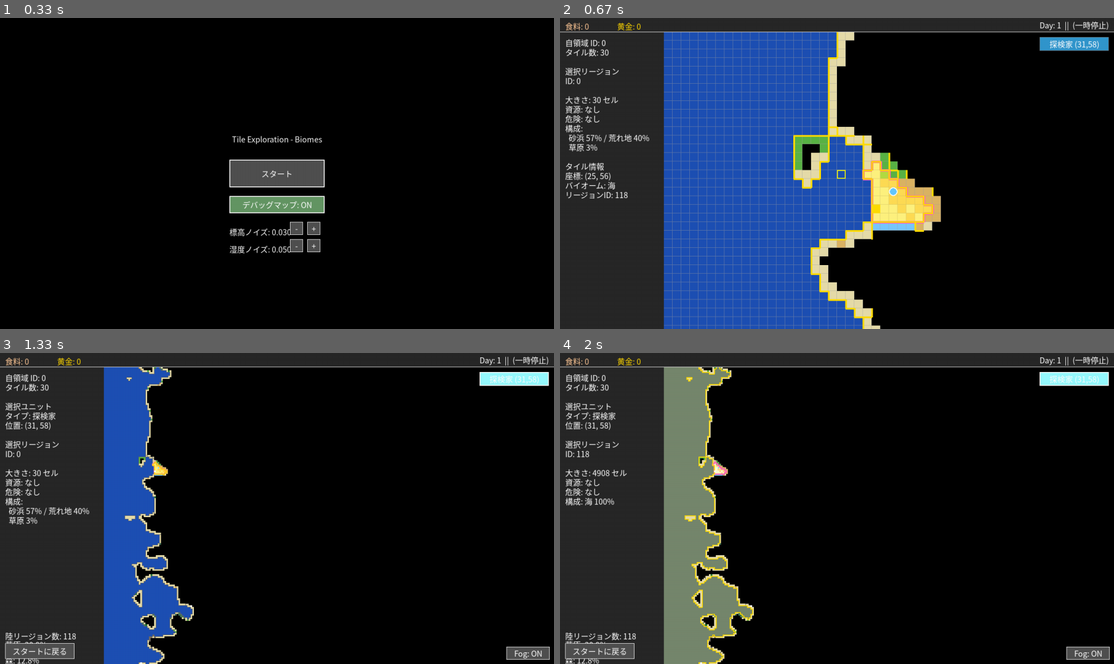
Above: before the commit, frames 1-4 (two rows, left to right).
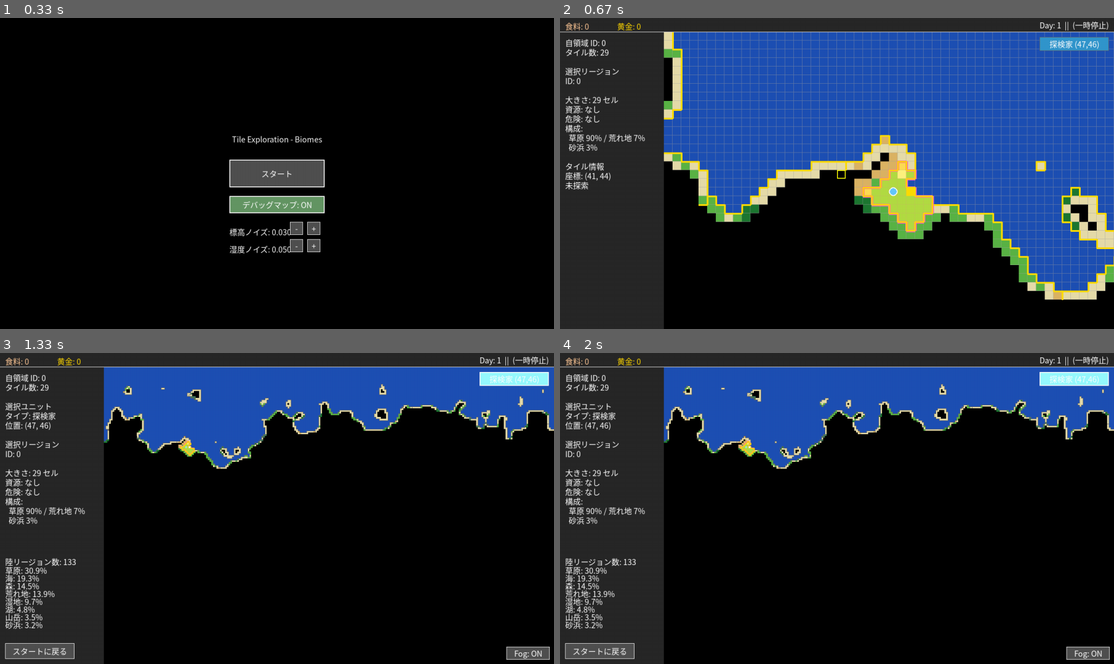
Above: after the commit, the same moments.

Repository: ankored33/pygamegame1
Game: pygame game, started from game1.py
Two runs of this game, one before a commit and one after it. Both use one fixed random seed, a clock stepped at 60 frames per second and the inputs below.
Inputs (mouse positions are in pixels of both pictures, inside the frame that each line leads up to):
- Up to frame 1 (0.33 s): no input
- Up to frame 2 (0.67 s): click "スタート" at 0.38 s
- Up to frame 3 (1.33 s): hold Esc 0.67-1.13 s; hold D 0.67-1.13 s; click (515, 377) at 1.22 s, where only the run after the commit has a clickable "探検家 (47,46)"
- Up to frame 4 (2 s): click (665, 461) at 1.55 s; click (1075, 377) at 1.88 s, where only the run after the commit has a clickable "探検家 (47,46)"

Frame 1 is identical in both runs. In frame 2, 53% of the frame differs, in the area x 1-100%, y 4-100%; in frame 3, 24%; in frame 4, 25%.

Commit message:
細かい修正たくさん

Diff:
--- a/game_system.py
+++ b/game_system.py
@@ -63,6 +63,31 @@
 
     for (mx, my) in state.player_region_mask:
         reg_grid[my][mx] = 0
+
+    # Fix seeds that are now inside player region
+    # After overriding player mask, some region seeds might be inside player region
+    # Move them to their region's centroid
+    for idx in range(1, len(seeds)):  # Skip player seed (idx=0)
+        sx, sy = seeds[idx]
+
+        # Check if seed is in player mask
+        if (sx, sy) in state.player_region_mask:
+            # Find all tiles of this region (excluding player mask)
+            region_tiles = []
+            for y in range(C.BASE_GRID_HEIGHT):
+                for x in range(C.BASE_GRID_WIDTH):
+                    if reg_grid[y][x] == idx and (x, y) not in state.player_region_mask:
+                        region_tiles.append((x, y))
+
+            if region_tiles:
+                # Use find_valid_seed to get best position (centroid or nearest)
+                new_sx, new_sy = mg.find_valid_seed(region_tiles)
+                seeds[idx] = (new_sx, new_sy)
+                print(f"Relocated seed {idx} from ({sx},{sy}) to ({new_sx},{new_sy})")
+            else:
+                # Region has no tiles outside player mask - this shouldn't happen
+                # but if it does, keep the seed where it is
+                print(f"Warning: Region {idx} has no tiles outside player mask")
 
     reg_grid, seeds = mg.add_water_regions(g, reg_grid, seeds)
     info = mg.summarize_regions(g, reg_grid, seeds)
@@ -316,6 +341,60 @@
                 if neighbor_rid != -1 and neighbor_rid != state.player_region_id:
                     adjacent.add(neighbor_rid)
 
+    # Check if player region is an island (only adjacent to water regions)
+    # If so, add the nearest land region
+    has_land_neighbor = False
+    for rid in adjacent:
+        if rid != state.player_region_id and state.region_info and rid < len(state.region_info):
+            # Check if this region has any land tiles
+            region_info = state.region_info[rid]
+            if "biomes" in region_info:
+                for biome, percentage in region_info["biomes"].items():
+                    if biome not in ("SEA", "LAKE") and percentage > 0:
+                        has_land_neighbor = True
+                        break
+            if has_land_neighbor:
+                break
+
+    # If no land neighbors (island), find nearest land region
+    if not has_land_neighbor and state.region_info:
+        nearest_land_rid = None
+        nearest_distance = float('inf')
+
+        # Calculate center of player region
+        if state.player_region_mask:
+            player_xs = [p[0] for p in state.player_region_mask]
+            player_ys = [p[1] for p in state.player_region_mask]
+            player_cx = sum(player_xs) / len(player_xs)
+            player_cy = sum(player_ys) / len(player_ys)
+
+            # Check all regions
+            for rid, info in enumerate(state.region_info):
+                if rid == state.player_region_id or rid in adjacent:
+                    continue
+
+                # Check if this is a land region
+                has_land = False
+                if "biomes" in info:
+                    for biome, percentage in info["biomes"].items():
+                        if biome not in ("SEA", "LAKE") and percentage > 0:
+                            has_land = True
+                            break
+
+                if has_land and rid < len(state.region_seeds):
+                    # Calculate distance from player center to this region's seed
+                    seed_x, seed_y = state.region_seeds[rid]
+                    distance = ((seed_x - player_cx) ** 2 + (seed_y - player_cy) ** 2) ** 0.5
+
+                    if distance < nearest_distance:
+                        nearest_distance = distance
+                        nearest_land_rid = rid
+
+            # Add nearest land region to adjacent
+            if nearest_land_rid is not None:
+                adjacent.add(nearest_land_rid)
+                print(f"Island detected: Added nearest land region {nearest_land_rid} (distance: {nearest_distance:.1f})")
+
     state.adjacent_regions_cache = adjacent
 
 
--- a/render_map.py
+++ b/render_map.py
@@ -462,43 +462,50 @@
 
         # Dynamic highlights (Selection) - Fill entire region with semi-transparent yellow
         if state.selected_region is not None:
-            # Create a semi-transparent surface for the highlight
-            highlight_surface = pygame.Surface((C.BASE_GRID_WIDTH * C.TILE_SIZE, C.BASE_GRID_HEIGHT * C.TILE_SIZE), pygame.SRCALPHA)
-            highlight_color = (255, 220, 0, 100)  # Yellow with alpha
-
-            for y in range(C.BASE_GRID_HEIGHT):
-                for x in range(C.BASE_GRID_WIDTH):
-                    rid = state.region_grid[y][x]
-                    if rid == state.selected_region:
-                        rect = pygame.Rect(x * C.TILE_SIZE, y * C.TILE_SIZE, C.TILE_SIZE, C.TILE_SIZE)
-                        highlight_surface.fill(highlight_color, rect)
-
-            # Blit the highlight surface
-            screen.blit(highlight_surface, (C.INFO_PANEL_WIDTH, C.TOP_BAR_HEIGHT))
-
-            # Also draw border for clarity
-            border_color = (255, 220, 0)
-            for y in range(C.BASE_GRID_HEIGHT):
-                for x in range(C.BASE_GRID_WIDTH):
-                    rid = state.region_grid[y][x]
-                    if rid == state.selected_region:
-                         # Check neighbors for boundary
-                         if x + 1 < C.BASE_GRID_WIDTH and state.region_grid[y][x+1] != rid:
-                             x0 = C.INFO_PANEL_WIDTH + (x + 1) * C.TILE_SIZE
-                             y0 = C.TOP_BAR_HEIGHT + y * C.TILE_SIZE
-                             pygame.draw.line(screen, border_color, (x0, y0), (x0, y0 + C.TILE_SIZE), 2)
-                         if x > 0 and state.region_grid[y][x-1] != rid:
-                             x0 = C.INFO_PANEL_WIDTH + x * C.TILE_SIZE
-                             y0 = C.TOP_BAR_HEIGHT + y * C.TILE_SIZE
-                             pygame.draw.line(screen, border_color, (x0, y0), (x0, y0 + C.TILE_SIZE), 2)
-                         if y + 1 < C.BASE_GRID_HEIGHT and state.region_grid[y+1][x] != rid:
-                             x0 = C.INFO_PANEL_WIDTH + x * C.TILE_SIZE
-                             y0 = C.TOP_BAR_HEIGHT + (y + 1) * C.TILE_SIZE
-                             pygame.draw.line(screen, border_color, (x0, y0), (x0 + C.TILE_SIZE, y0), 2)
-                         if y > 0 and state.region_grid[y-1][x] != rid:
-                             x0 = C.INFO_PANEL_WIDTH + x * C.TILE_SIZE
-                             y0 = C.TOP_BAR_HEIGHT + y * C.TILE_SIZE
-                             pygame.draw.line(screen, border_color, (x0, y0), (x0 + C.TILE_SIZE, y0), 2)
+            # Cache selected region tiles to avoid scanning entire map every frame
+            if not hasattr(state, '_cached_selected_region_id') or state._cached_selected_region_id != state.selected_region:
+                # Selection changed, rebuild cache
+                state._cached_selected_region_id = state.selected_region
+                state._cached_selected_region_tiles = []
+
+                for y in range(C.BASE_GRID_HEIGHT):
+                    for x in range(C.BASE_GRID_WIDTH):
+                        if state.region_grid[y][x] == state.selected_region:
+                            state._cached_selected_region_tiles.append((x, y))
+
+            # Use cached tiles for rendering
+            if hasattr(state, '_cached_selected_region_tiles'):
+                # Create a semi-transparent surface for the highlight
+                highlight_surface = pygame.Surface((C.BASE_GRID_WIDTH * C.TILE_SIZE, C.BASE_GRID_HEIGHT * C.TILE_SIZE), pygame.SRCALPHA)
+                highlight_color = (255, 220, 0, 100)  # Yellow with alpha
+
+                for x, y in state._cached_selected_region_tiles:
+                    rect = pygame.Rect(x * C.TILE_SIZE, y * C.TILE_SIZE, C.TILE_SIZE, C.TILE_SIZE)
+                    highlight_surface.fill(highlight_color, rect)
+
+                # Blit the highlight surface
+                screen.blit(highlight_surface, (C.INFO_PANEL_WIDTH, C.TOP_BAR_HEIGHT))
+
+                # Also draw border for clarity
+                border_color = (255, 220, 0)
+                for x, y in state._cached_selected_region_tiles:
+                    # Check neighbors for boundary
+                    if x + 1 < C.BASE_GRID_WIDTH and state.region_grid[y][x+1] != state.selected_region:
+                        x0 = C.INFO_PANEL_WIDTH + (x + 1) * C.TILE_SIZE
+                        y0 = C.TOP_BAR_HEIGHT + y * C.TILE_SIZE
+                        pygame.draw.line(screen, border_color, (x0, y0), (x0, y0 + C.TILE_SIZE), 2)
+                    if x > 0 and state.region_grid[y][x-1] != state.selected_region:
+                        x0 = C.INFO_PANEL_WIDTH + x * C.TILE_SIZE
+                        y0 = C.TOP_BAR_HEIGHT + y * C.TILE_SIZE
+                        pygame.draw.line(screen, border_color, (x0, y0), (x0, y0 + C.TILE_SIZE), 2)
+                    if y + 1 < C.BASE_GRID_HEIGHT and state.region_grid[y+1][x] != state.selected_region:
+                        x0 = C.INFO_PANEL_WIDTH + x * C.TILE_SIZE
+                        y0 = C.TOP_BAR_HEIGHT + (y + 1) * C.TILE_SIZE
+                        pygame.draw.line(screen, border_color, (x0, y0), (x0 + C.TILE_SIZE, y0), 2)
+                    if y > 0 and state.region_grid[y-1][x] != state.selected_region:
+                        x0 = C.INFO_PANEL_WIDTH + x * C.TILE_SIZE
+                        y0 = C.TOP_BAR_HEIGHT + y * C.TILE_SIZE
+                        pygame.draw.line(screen, border_color, (x0, y0), (x0 + C.TILE_SIZE, y0), 2)
 
     if state.region_seeds:
         for idx, (sx, sy) in enumerate(state.region_seeds):
@@ -558,45 +565,54 @@
     render_top_bar(screen, font, state)
     render_unit_list(screen, font, state)
 
-    # Debug: Display region count (excluding SEA and LAKE)
+    # Debug: Display region count and biome distribution (cached)
     if state.region_info and state.biome_grid:
-        land_region_count = 0
-        for idx, info in enumerate(state.region_info):
-            # Check if this region has any land tiles
-            has_land = False
+        # Cache debug info to avoid recalculating every frame
+        if not hasattr(state, '_cached_debug_info'):
+            land_region_count = 0
+            for idx, info in enumerate(state.region_info):
+                # Check if this region has any land tiles
+                has_land = False
+                for y in range(C.BASE_GRID_HEIGHT):
+                    for x in range(C.BASE_GRID_WIDTH):
+                        if state.region_grid[y][x] == idx:
+                            if state.biome_grid[y][x] not in ("SEA", "LAKE"):
+                                has_land = True
+                                break
+                    if has_land:
+                        break
+                if has_land:
+                    land_region_count += 1
+
+            # Calculate biome distribution
+            biome_counts = {}
+            total_tiles = C.BASE_GRID_WIDTH * C.BASE_GRID_HEIGHT
             for y in range(C.BASE_GRID_HEIGHT):
                 for x in range(C.BASE_GRID_WIDTH):
-                    if state.region_grid[y][x] == idx:
-                        if state.biome_grid[y][x] not in ("SEA", "LAKE"):
-                            has_land = True
-                            break
-                if has_land:
-                    break
-            if has_land:
-                land_region_count += 1
-
-        # Calculate biome distribution
-        biome_counts = {}
-        total_tiles = C.BASE_GRID_WIDTH * C.BASE_GRID_HEIGHT
-        for y in range(C.BASE_GRID_HEIGHT):
-            for x in range(C.BASE_GRID_WIDTH):
-                biome = state.biome_grid[y][x]
-                biome_counts[biome] = biome_counts.get(biome, 0) + 1
-
-        # Display above back button
-        debug_y = back_button_rect.top - 30
+                    biome = state.biome_grid[y][x]
+                    biome_counts[biome] = biome_counts.get(biome, 0) + 1
+
+            # Sort by percentage
+            biome_percentages = [(biome, (count / total_tiles) * 100) for biome, count in biome_counts.items()]
+            biome_percentages.sort(key=lambda x: x[1], reverse=True)
+
+            # Cache the results
+            state._cached_debug_info = {
+                'land_region_count': land_region_count,
+                'biome_percentages': biome_percentages
+            }
+
+        # Display cached debug info
+        debug_y = C.SCREEN_HEIGHT - 250  # Start 250 pixels from bottom
 
         # Region count
-        region_count_text = f"陸リージョン数: {land_region_count}"
+        region_count_text = f"陸リージョン数: {state._cached_debug_info['land_region_count']}"
         region_count_surf = font.render(region_count_text, True, C.WHITE)
         screen.blit(region_count_surf, (12, debug_y))
         debug_y += 20
 
-        # Biome distribution (sorted by percentage, descending)
-        biome_percentages = [(biome, (count / total_tiles) * 100) for biome, count in biome_counts.items()]
-        biome_percentages.sort(key=lambda x: x[1], reverse=True)
-
-        for biome, percentage in biome_percentages:
+        # Biome distribution
+        for biome, percentage in state._cached_debug_info['biome_percentages']:
             if percentage >= 1.0:  # Only show biomes with 1% or more
                 biome_name = C.BIOME_NAMES.get(biome, biome)
                 biome_text = f"{biome_name}: {percentage:.1f}%"
Binary file changed: debug_map.pkl
